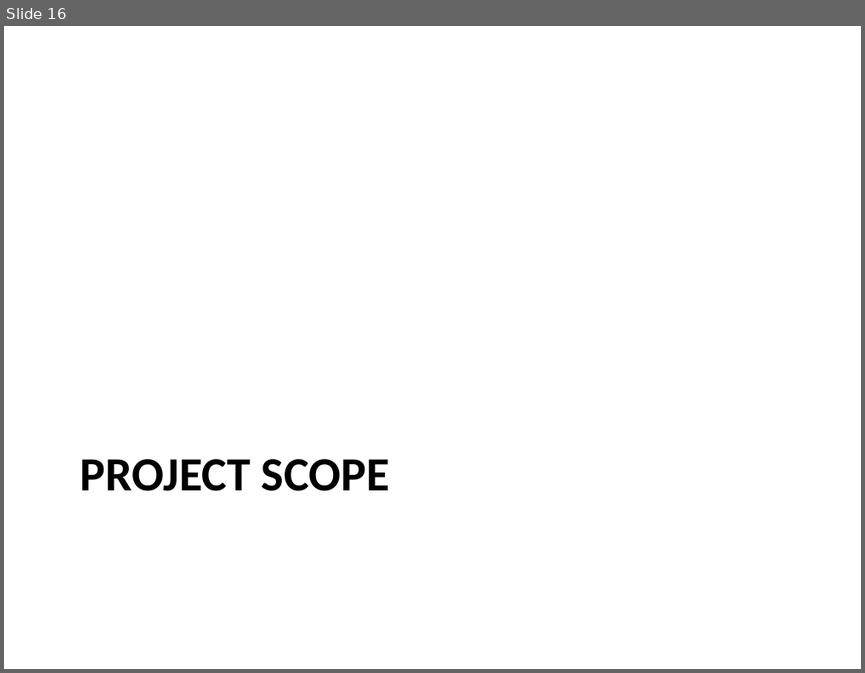
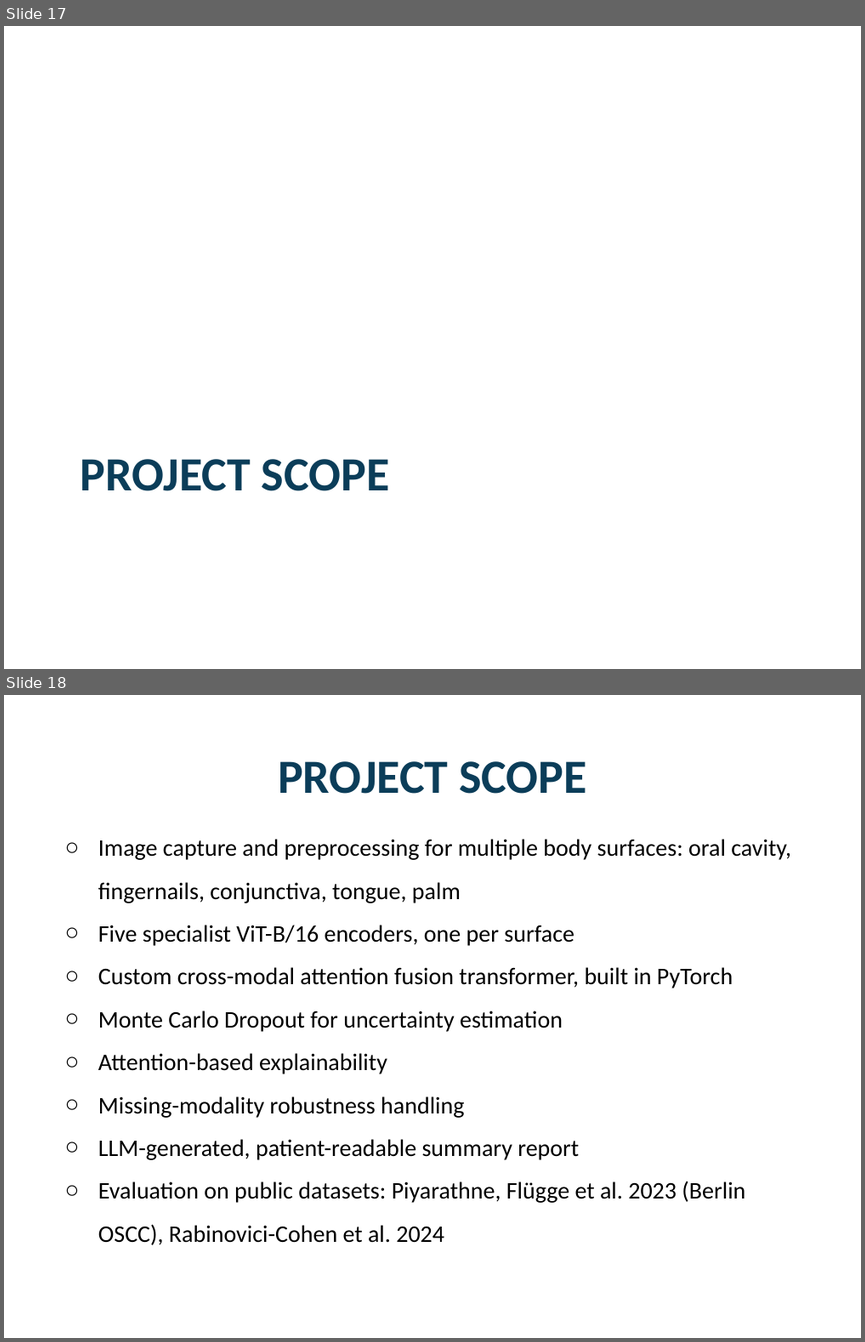
Before and after one commit to Jaffar-Kazmi/BodyScan, a slide deck: docs/proposal/slides.pptx. Shown one above the other, each under a label of ours: slide 16 before the commit, slides 17 and 18 after it. The pictures are 865x673 and 865x1342 pixels, drawn with LibreOffice and Linux fonts; fonts in the diff are those of the drawing; background and template pictures are left out. Boxes give left, top, right and bottom in pixels: in the first picture for what was removed or moved away, otherwise in the second. Text is boxed around its words. In the diff, an @@ line names an element or a change of style, - is before the commit and + after.

```diff
--- a/docs/proposal/slides.pptx
+++ b/docs/proposal/slides.pptx
@@ slide 18 added at (4,695,861,1338), background picture (left out) @@
@@ title added at (278,761,586,794), 40 pt, text #0B3D59, bold @@
+PROJECT SCOPE
@@ text added at (98,839,791,1245), 20 pt, text #000000 @@
+○ Image capture and preprocessing for multiple body surfaces: oral cavity, fingernails, conjunctiva, tongue, palm
+○ Five specialist ViT-B/16 encoders, one per surface
+○ Custom cross-modal attention fusion transformer, built in PyTorch
+○ Monte Carlo Dropout for uncertainty estimation
+○ Attention-based explainability
+○ Missing-modality robustness handling
+○ LLM-generated, patient-readable summary report
+○ Evaluation on public datasets: Piyarathne, Flügge et al. 2023 (Berlin OSCC), Rabinovici-Cohen et al. 2024
@@ what was slide 16 is now slide 17 @@
@@ slide 17 changed as well @@
@@ title "PROJECT SCOPE" at (80,459,389,491): text colour #000000 to #0B3D59 @@
```
Also in this commit, not shown: 13 other slides changed, 8 other slides added, 5 slides removed.
